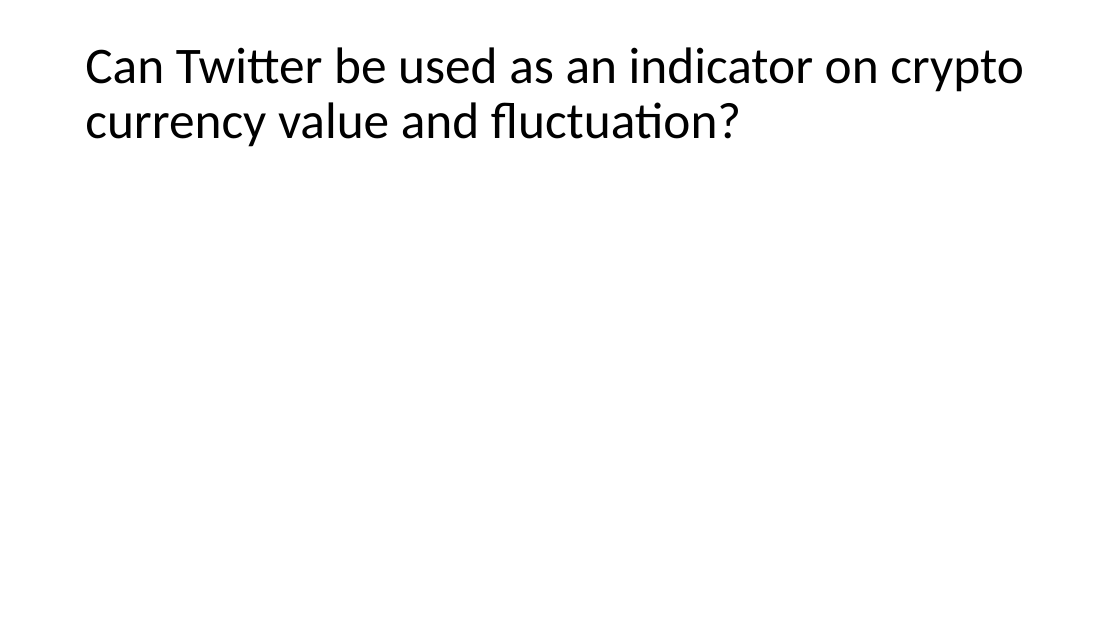
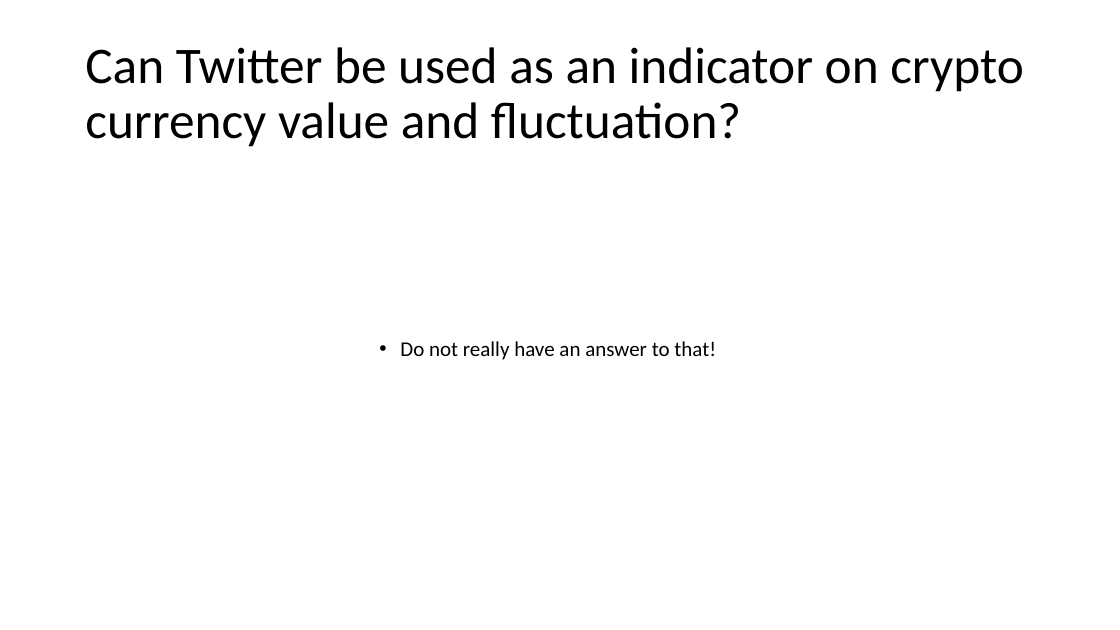
Before and after one commit to Erik-AR/cryptoproject, a slide deck: slide 2 of presentation cyptoproject.pptx. Drawn at 1120x630 pixels with LibreOffice and Linux fonts; fonts in the diff are those of the drawing. Boxes give left, top, right and bottom in pixels: in the first picture for what was removed or moved away, otherwise in the second. Text is boxed around its words. In the diff, an @@ line names an element or a change of style, - is before the commit and + after.

```diff
--- a/presentation cyptoproject.pptx
+++ b/presentation cyptoproject.pptx
@@ text added at box(400, 341, 716, 360), 18 pt, text #000000 @@
+              • Do not really have an answer to that!
```
Also in this commit, not shown: 1 other slide changed, 2 slides added, 5 slides removed, 2 other files.
